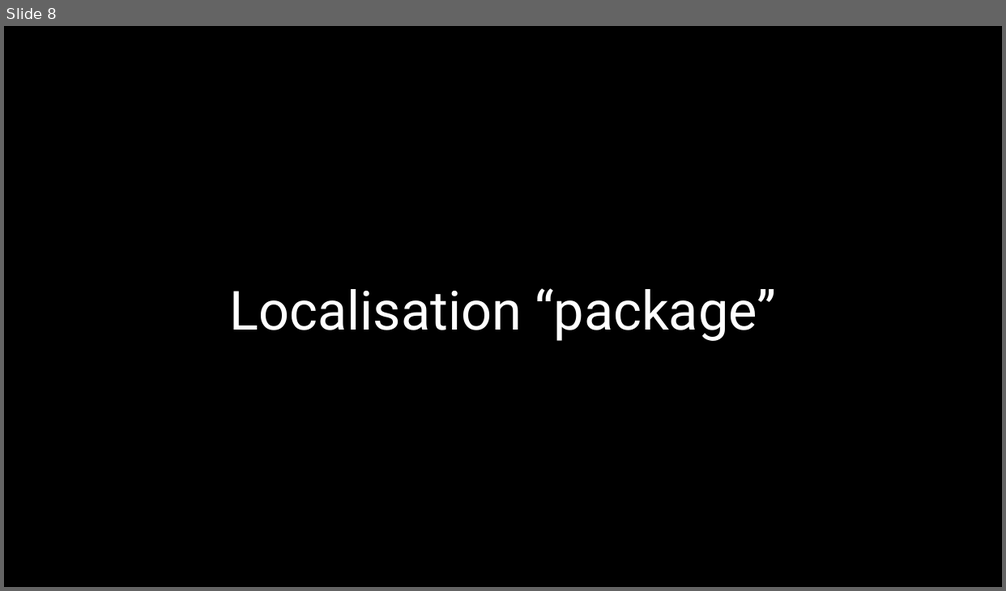
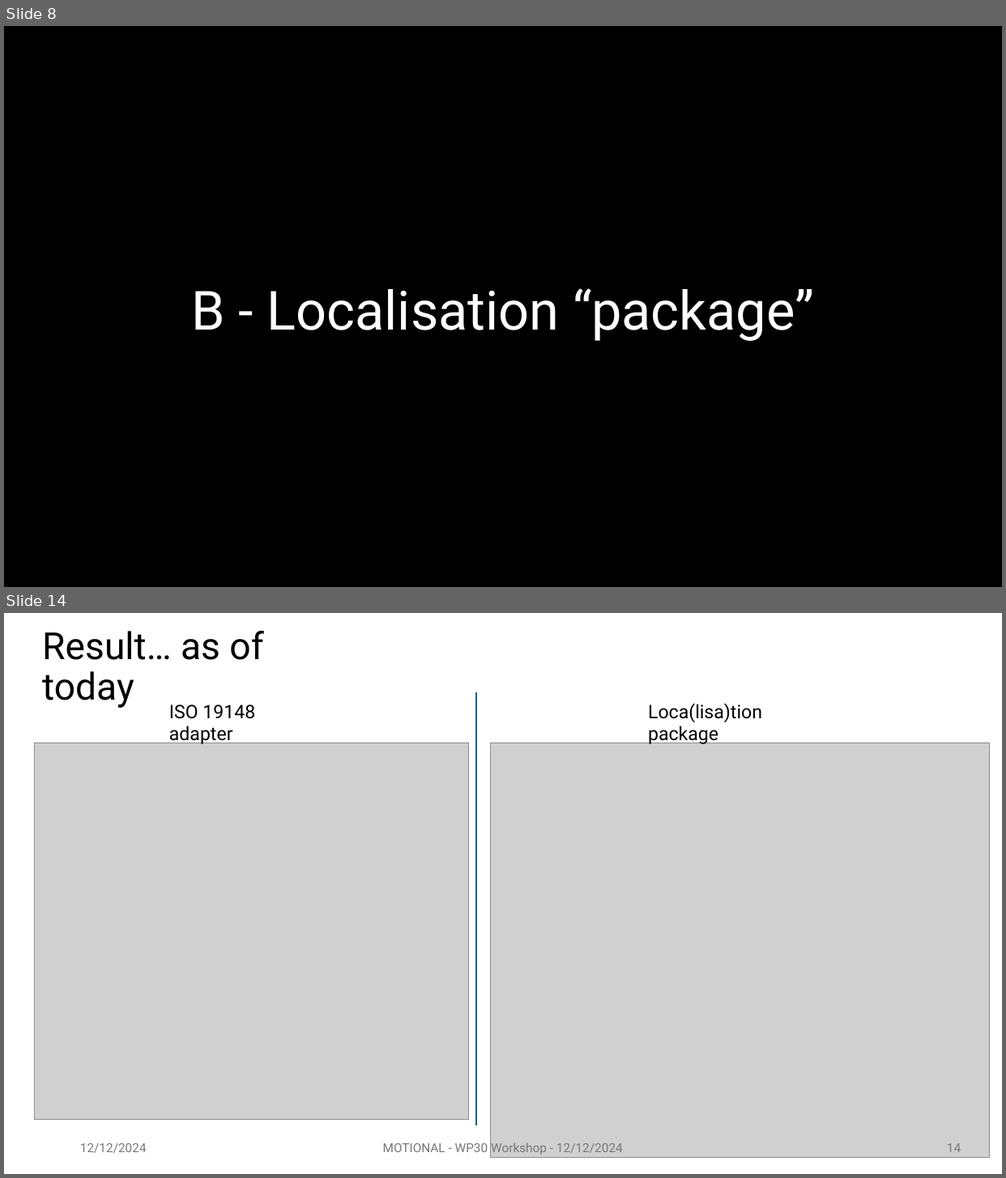
Before and after one commit to UICrail/SemanticRSM, a slide deck: Documentation/illustrations/241212_Topology.pptx. Shown one above the other, each under a label of ours: slide 8 before the commit, slides 8 and 14 after it; the slides between them are not shown. The pictures are 1006x591 and 1006x1178 pixels, drawn with LibreOffice and Linux fonts; fonts in the diff are those of the drawing; grey boxes stand for pictures; background and template pictures are left out; a plain dark background stands for a picture behind light text. Boxes give left, top, right and bottom in pixels: in the first picture for what was removed or moved away, otherwise in the second. Text is boxed around its words. In the diff, an @@ line names an element or a change of style, - is before the commit and + after.

```diff
--- a/Documentation/illustrations/241212_Topology.pptx
+++ b/Documentation/illustrations/241212_Topology.pptx
@@ slide 14 added at (4, 613, 1002, 1174), background #FFFFFF @@
@@ title added at (42, 631, 263, 708), 36 pt, text #000000 @@
+Result… as of today
@@ text added at (169, 705, 255, 745), 18 pt, text #000000 @@
+ISO 19148 adapter
@@ line added from (476, 692) to (476, 1126), #156082 1.5 pt @@
@@ text added at (648, 703, 762, 745), 18 pt, text #000000 @@
+Loca(lisa)tion package
@@ picture added at (35, 743, 469, 1120) @@
@@ picture added at (491, 743, 990, 1158) @@
@@ text added at (80, 1144, 147, 1153), 12 pt, text #797979 @@
+12/12/2024
@@ text added at (383, 1143, 623, 1155), 12 pt, text #797979 @@
+MOTIONAL - WP30 Workshop - 12/12/2024
@@ page number added at (947, 1144, 961, 1152), 12 pt, text #797979 @@
+14
@@ slide 8 changed as well @@
@@ title at (192, 288, 814, 341): text changed @@
-Localisation “package”
+B - Localisation “package”
```
Also in this commit, not shown: 5 other slides changed, 10 other slides added, 3 slides removed, 8 other files.
